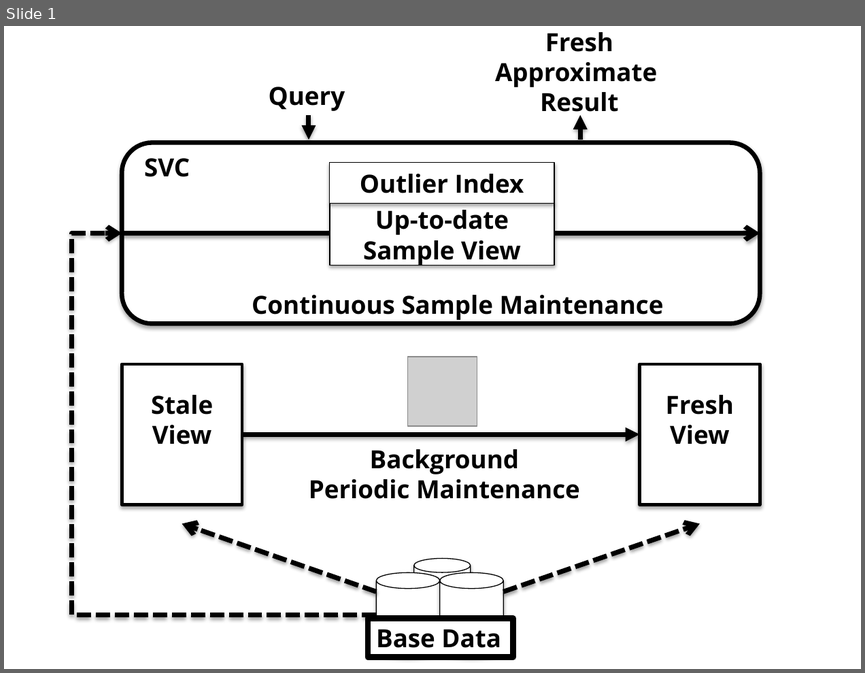
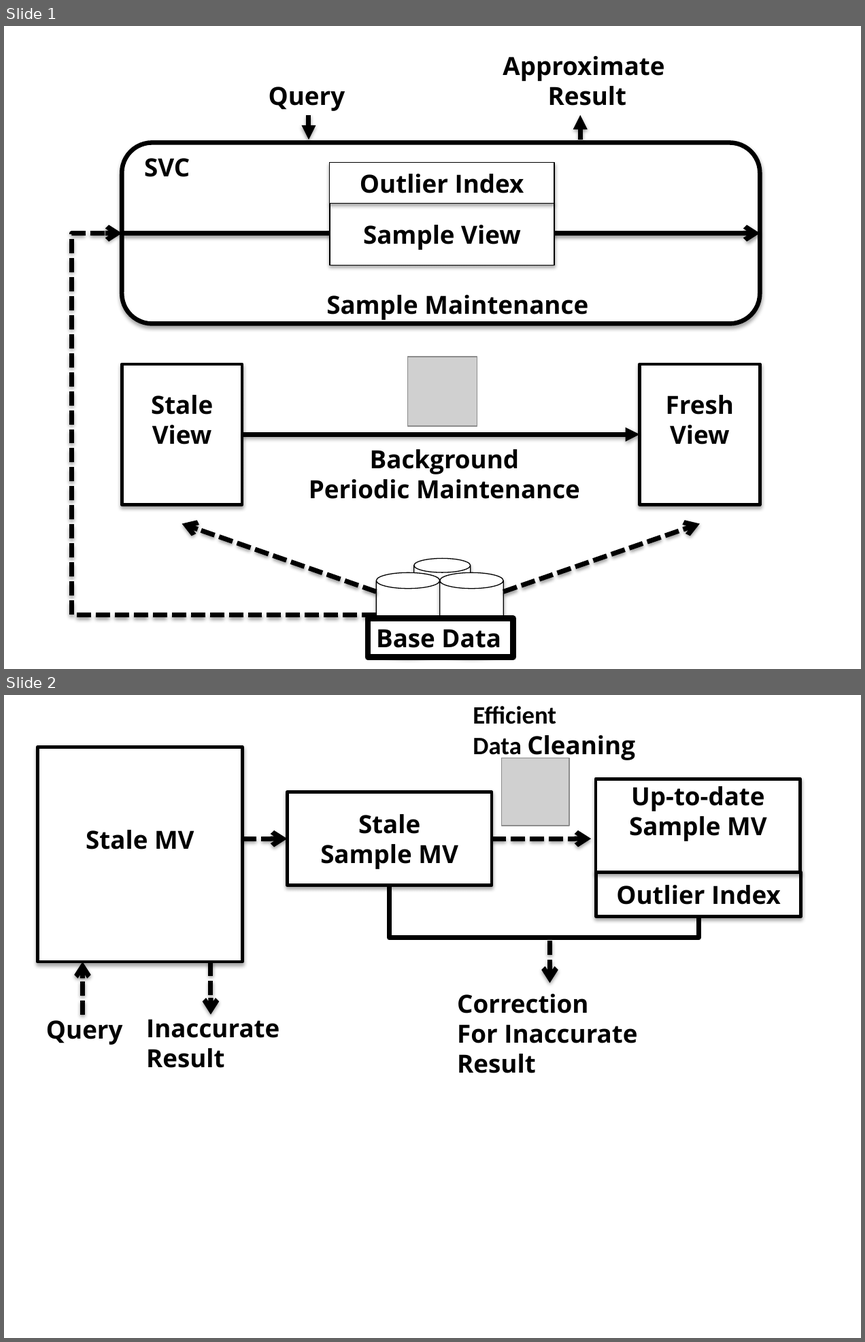
Before and after one commit to sjyk/sampleclean-matview, a slide deck: figs/sys-arch.pptx. Shown one above the other, each under a label of ours: slide 1 before the commit, slides 1 and 2 after it. The pictures are 865x673 and 865x1342 pixels, drawn with LibreOffice and Linux fonts; fonts in the diff are those of the drawing; grey boxes stand for pictures. Boxes give left, top, right and bottom in pixels: in the first picture for what was removed or moved away, otherwise in the second. Text is boxed around its words. In the diff, an @@ line names an element or a change of style, - is before the commit and + after.

```diff
--- a/figs/sys-arch.pptx
+++ b/figs/sys-arch.pptx
@@ slide 2 added at bbox=[4, 695, 861, 1338], background #FFFFFF @@
@@ group added at bbox=[37, 706, 801, 1073]: 5 arrows, 4 rectangles, 4 texts, 1 picture, 1 elbow line @@
+Stale MV
+Stale
+Sample MV
+Outlier Index
+Up-to-date Sample MV
+Query
+Inaccurate
+Result
+Correction
+For Inaccurate
+Result
+Efficient
+Data Cleaning
@@ slide 1 changed as well @@
@@ text "Approximate": place and size @@
-text "Approximate" at bbox=[495, 32, 657, 118]
+text "Approximate" at bbox=[502, 56, 664, 106]
@@ text at bbox=[545, 32, 613, 52]: paragraph removed @@
-Fresh
@@ text in rectangle at bbox=[375, 210, 509, 235]: paragraph removed @@
-Up-to-date
@@ text at bbox=[326, 295, 588, 320]: text changed @@
-Continuous Sample Maintenance
+Sample Maintenance
```
Also in this commit, not shown: 8 other files.
